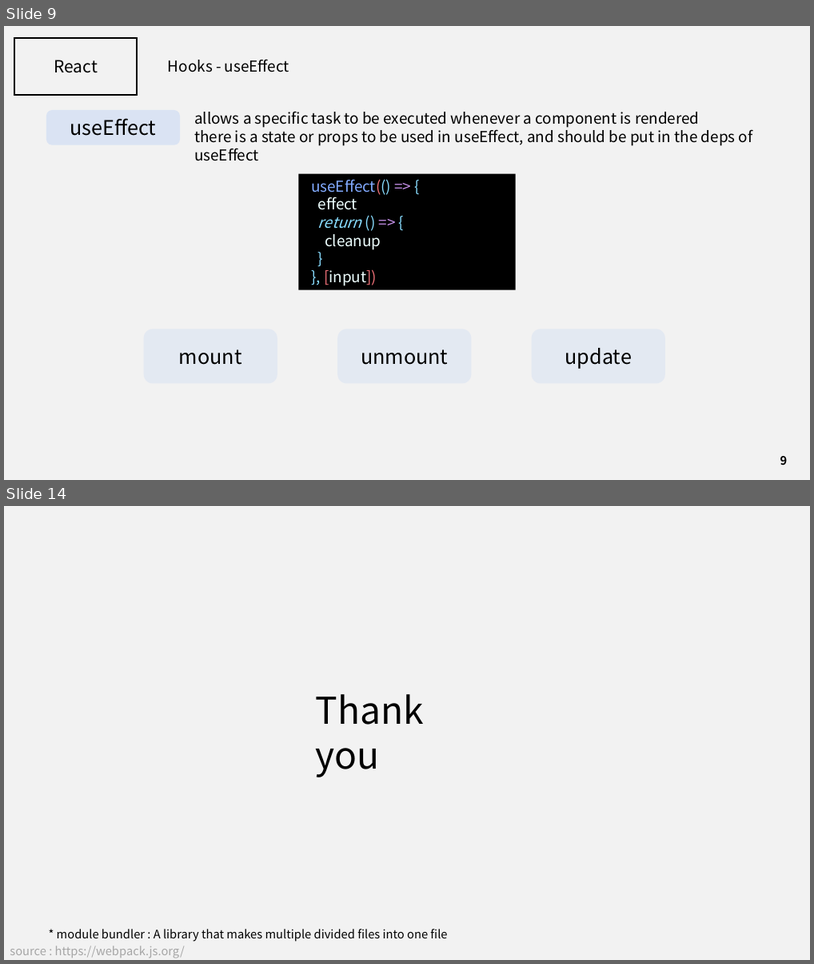
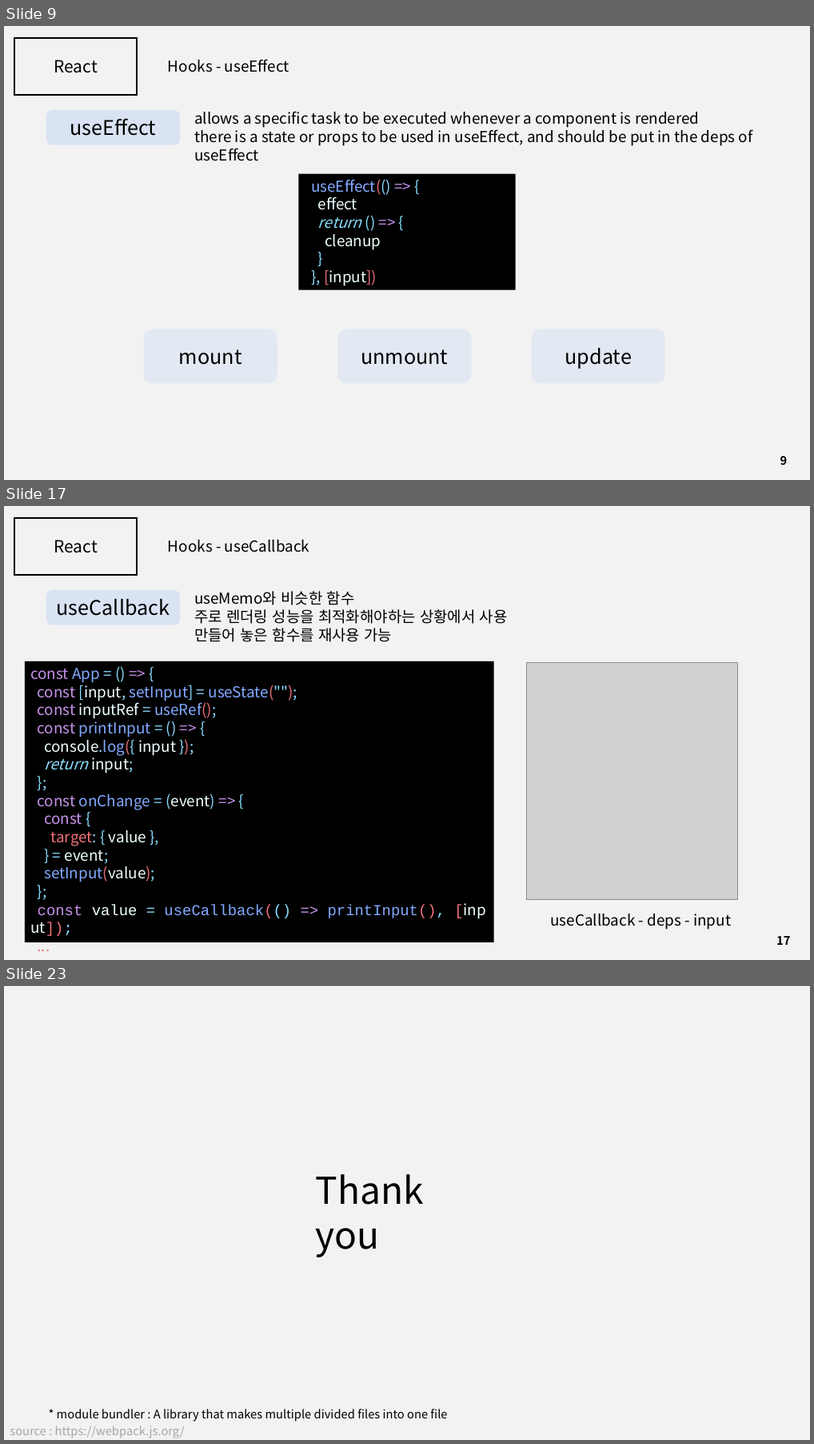
Before and after one commit to J3SUNG/Seminar, a slide deck: 210215_React_2.pptx. Shown one above the other, each under a label of ours: slides 9 and 14 before the commit, slides 9, 17 and 23 after it; the slides between them are not shown. The pictures are 814x964 and 814x1444 pixels, drawn with LibreOffice and Linux fonts; fonts in the diff are those of the drawing; grey boxes stand for pictures. Boxes give left, top, right and bottom in pixels: in the first picture for what was removed or moved away, otherwise in the second. Text is boxed around its words. In the diff, an @@ line names an element or a change of style, - is before the commit and + after.

```diff
--- a/210215_React_2.pptx
+++ b/210215_React_2.pptx
@@ slide 17 added at [4,506,810,960], background #F2F2F2 @@
@@ rectangle added at [14,518,137,574], outline #000000 2 pt @@
@@ text added at [54,540,98,553], 20 pt, text #000000 @@
+React
@@ text added at [168,540,310,552], 18 pt, text #000000 @@
+Hooks - useCallback
@@ rounded rectangle added at [46,590,180,625], fill #DAE3F3, 24 pt, text #000000 @@
+useCallback
@@ text added at [194,591,508,642], 18 pt, text #000000 @@
+useMemo와 비슷한 함수
+주로 렌더링 성능을 최적화해야하는 상황에서 사용
+만들어 놓은 함수를 재사용 가능
@@ rectangle added at [25,661,494,941], fill #000000, 18 pt, text #82AAFF @@
+const App = () => {
+const [input, setInput] = useState("");
+const inputRef = useRef();
+const printInput = () => {
+console.log({ input });
+return input;
+};
+const onChange = (event) => {
+const {
+target: { value },
+} = event;
+setInput(value);
+};
+const value = useCallback(() => printInput(), [input]);
+...
@@ picture added at [527,662,738,900] @@
@@ text added at [550,913,731,929], 18 pt, text #000000 @@
+useCallback - deps - input
@@ page number added at [777,936,790,944], 14 pt, text #000000, bold @@
+17
@@ what was slide 14 is now slide 23 @@
```
Also in this commit, not shown: 5 slides changed, 8 other slides added, 1 other file.
